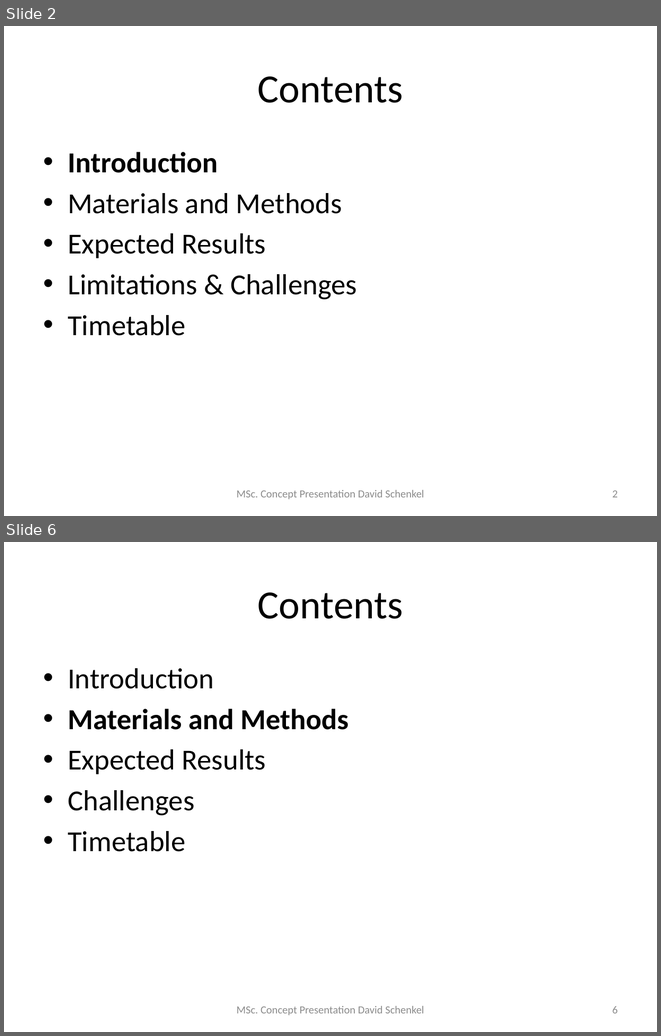
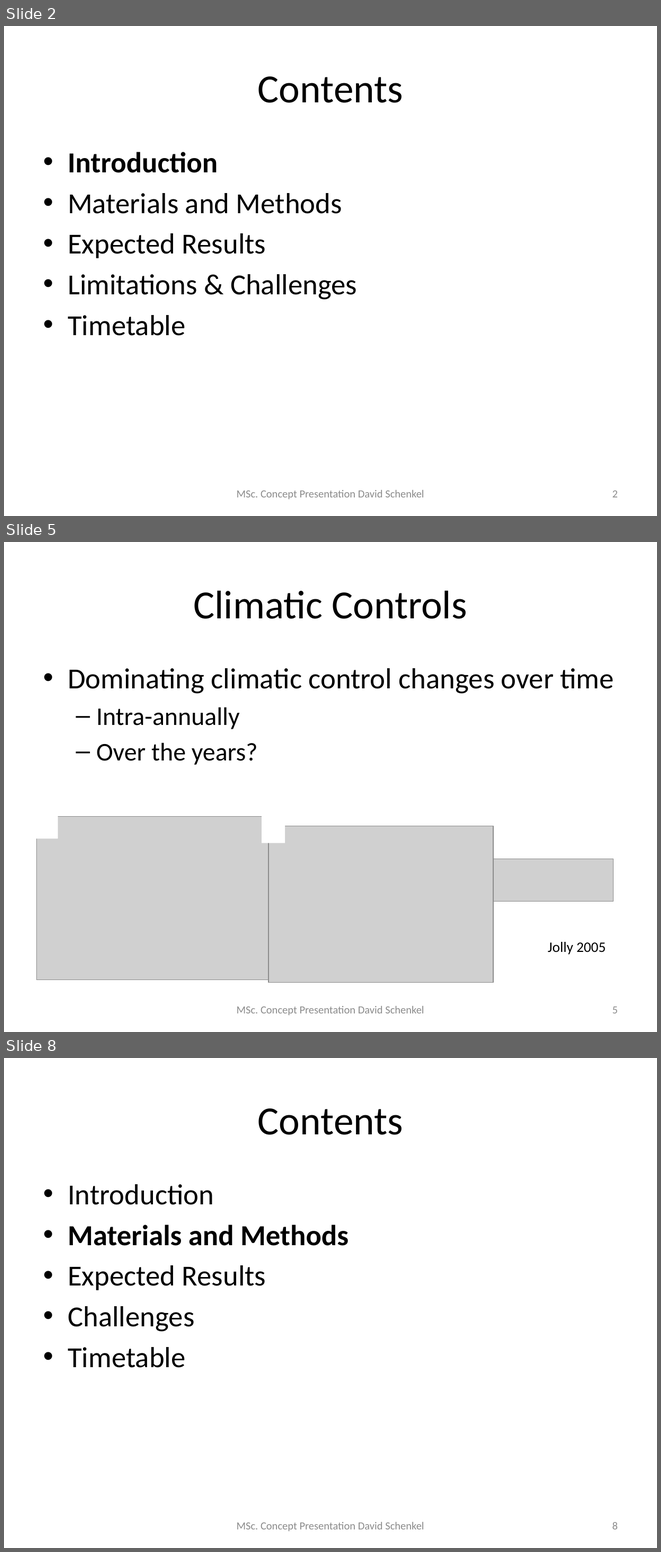
Before and after one commit to dschenkel/geo511, a slide deck: concept_presentation.pptx. Shown one above the other, each under a label of ours: slides 2 and 6 before the commit, slides 2, 5 and 8 after it; the slides between them are not shown. The pictures are 661x1036 and 661x1552 pixels, drawn with LibreOffice and Linux fonts; fonts in the diff are those of the drawing; grey boxes stand for pictures. Boxes give left, top, right and bottom in pixels: in the first picture for what was removed or moved away, otherwise in the second. Text is boxed around its words. In the diff, an @@ line names an element or a change of style, - is before the commit and + after.

```diff
--- a/concept_presentation.pptx
+++ b/concept_presentation.pptx
@@ slide 5 added at (x1=4, y1=542, x2=657, y2=1032), background #FFFFFF @@
@@ title added at (x1=194, y1=590, x2=467, y2=619), 44 pt, text #000000 @@
+Climatic Controls
@@ text added at (x1=68, y1=668, x2=614, y2=765), 32 pt, text #000000 @@
+• Dominating climatic control changes over time
+  – Intra-annually
+  – Over the years?
@@ rectangle added at (x1=26, y1=806, x2=58, y2=838), fill #FFFFFF @@
@@ rectangle added at (x1=262, y1=810, x2=285, y2=843), fill #FFFFFF @@
@@ picture added at (x1=37, y1=816, x2=268, y2=979) @@
@@ picture added at (x1=268, y1=826, x2=493, y2=983) @@
@@ picture added at (x1=493, y1=859, x2=613, y2=901) @@
@@ text added at (x1=548, y1=942, x2=606, y2=954), 16 pt, text #000000 @@
+Jolly 2005
@@ text added at (x1=237, y1=1006, x2=424, y2=1015), 12 pt, text #8C8C8C @@
+MSc. Concept Presentation David Schenkel
@@ page number added at (x1=612, y1=1006, x2=618, y2=1013), 12 pt, text #8C8C8C @@
+5
@@ what was slide 6 is now slide 8 @@
@@ page number at (x1=612, y1=1522, x2=618, y2=1529): text changed @@
-6
+8
```
Also in this commit, not shown: 12 slides changed, 2 other slides added, 3 other files.
